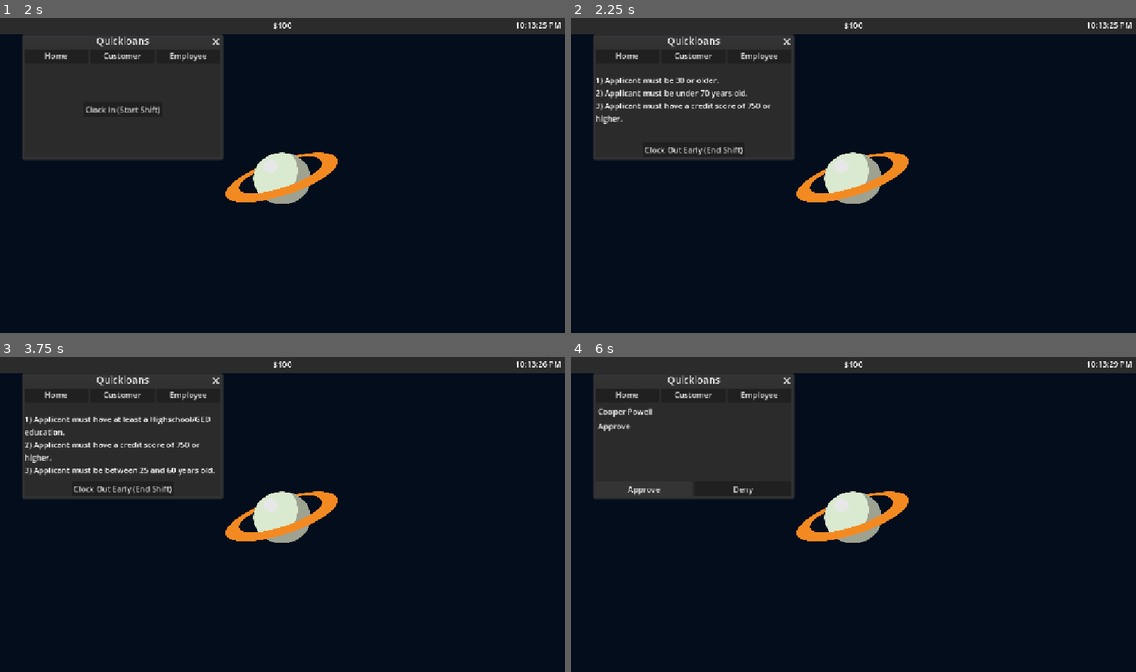
Above: before the commit, frames 1-4 (two rows, left to right).
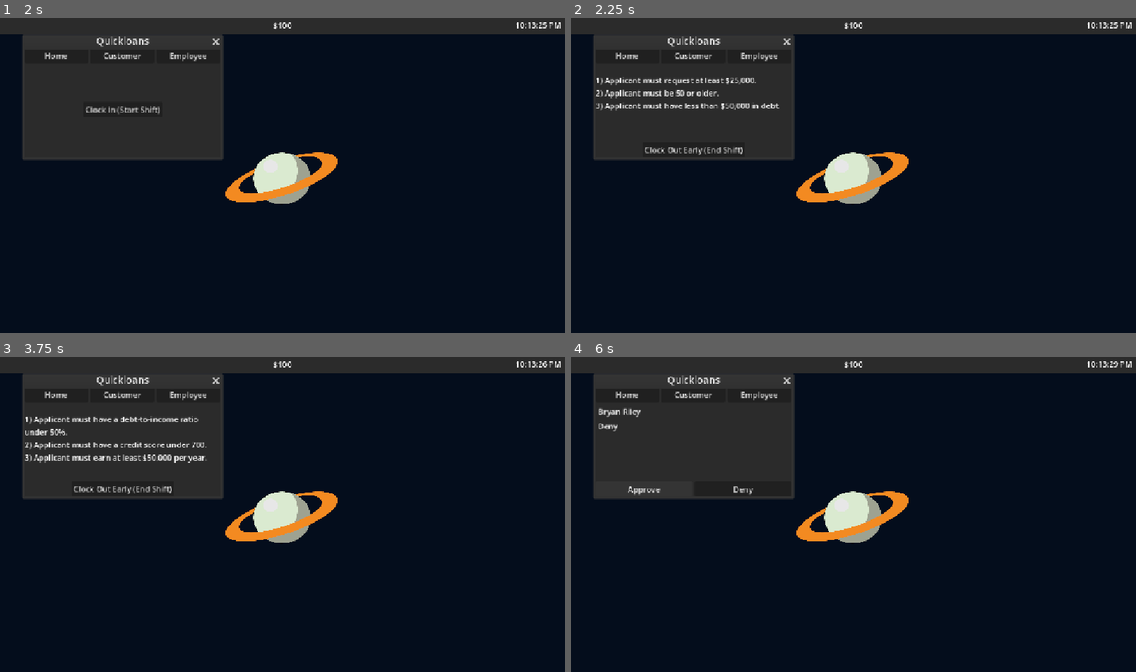
Above: after the commit, the same moments.

Repository: TotsllyRandom/employ-os
Game: Godot game, scene res://scenes/desktop.tscn
Same seed, same stepped clock (60 frames per second), same inputs: the game is played once before the commit and once after it.
Inputs (mouse positions are in pixels of both pictures, inside the frame that each line leads up to):
- Up to frame 1 (2 s): tap Enter at 0.5 s; move the mouse to (406, 159) at 0.52 s; hold Right 0.53-1.28 s; tap Alt at 0.6 s; click (406, 159) at 0.67 s; tap Space (Make Window Debug) at 1.25 s; move the mouse to (169, 191) at 1.27 s; hold Down from 1.28 s (still down); tap Shift at 1.35 s
- Up to frame 2 (2.25 s): release Down at 2 s; click "Clock In (Start Shift)" at 2 s
- Up to frame 3 (3.75 s): click "Clock Out Early (End Shift)" at 2.75 s; click "Clock In (Start Shift)" at 3.5 s
- Up to frame 4 (6 s): click "Home" at 4.25 s; click "Customer" at 5 s; click "Approve" at 5.75 s

Frame 1 is identical in both runs. In frame 2, 0.6% of the frame differs, in the area x 4-37%, y 18-34%; in frame 3, 1.1%, in the area x 4-38%, y 18-38%; in frame 4, 0.2%.
Error after the commit: Invalid access to property or key 'required_education' on a base object of type 'Dictionary'. (res://scenes/apps/quickloans.gd:383)

Commit message:
Added better rules checking

Diff:
--- a/scenes/apps/quickloans.gd
+++ b/scenes/apps/quickloans.gd
@@ -5,63 +5,114 @@
 	"max_age": 106,
 	"min_credit_score": 300,
 	"max_credit_score": 850,
-	"required_education": [],
-	"allowed_statuses": [],
+	"min_income": 0,
+	"max_income": 150000,
+	"max_debt": 100000,
+	"min_employment": 0,
+	"max_loan": 100000,
+	"min_loan": 0,
+	"max_dti": 100,
+	"payment_history": [],
 }
 ## All Rules
 const RULES = [
 	{"text" : "Applicant must be 18 or older.", "diff" : 1, "type" : "min_age"},
-	{"text" : "Applicant must under 90 years old.", "diff" : 1, "type" : "min_age"},
 	{"text" : "Applicant must be 21 or older.", "diff" : 1, "type" : "min_age"},
 	{"text" : "Applicant must be 25 or older.", "diff" : 2, "type" : "min_age"},
+	{"text" : "Applicant must be 30 or older.", "diff" : 2, "type" : "min_age"},
+	{"text" : "Applicant must be 40 or older.", "diff" : 2, "type" : "min_age"},
+	{"text" : "Applicant must be 50 or older.", "diff" : 3, "type" : "min_age"},
+
+	{"text" : "Applicant must be under 90 years old.", "diff" : 1, "type" : "max_age"},
 	{"text" : "Applicant must be under 80 years old.", "diff" : 1, "type" : "max_age"},
 	{"text" : "Applicant must be under 70 years old.", "diff" : 2, "type" : "max_age"},
 	{"text" : "Applicant must be under 65 years old.", "diff" : 2, "type" : "max_age"},
+	{"text" : "Applicant must be under 60 years old.", "diff" : 3, "type" : "max_age"},
+	{"text" : "Applicant must be under 50 years old.", "diff" : 3, "type" : "max_age"},
+
 	{"text" : "Applicant must have a credit score of 500 or higher.", "diff" : 1, "type" : "min_credit"},
 	{"text" : "Applicant must have a credit score of 550 or higher.", "diff" : 1, "type" : "min_credit"},
 	{"text" : "Applicant must have a credit score of 600 or higher.", "diff" : 1, "type" : "min_credit"},
+	{"text" : "Applicant must have a credit score of 620 or higher.", "diff" : 1, "type" : "min_credit"},
 	{"text" : "Applicant must have a credit score of 650 or higher.", "diff" : 2, "type" : "min_credit"},
+	{"text" : "Applicant must have a credit score of 680 or higher.", "diff" : 2, "type" : "min_credit"},
 	{"text" : "Applicant must have a credit score of 700 or higher.", "diff" : 2, "type" : "min_credit"},
+	{"text" : "Applicant must have a credit score of 720 or higher.", "diff" : 3, "type" : "min_credit"},
 	{"text" : "Applicant must have a credit score of 750 or higher.", "diff" : 3, "type" : "min_credit"},
+
+	{"text" : "Applicant must have a credit score under 850.", "diff" : 1, "type" : "max_credit"},
 	{"text" : "Applicant must have a credit score under 800.", "diff" : 2, "type" : "max_credit"},
 	{"text" : "Applicant must have a credit score under 750.", "diff" : 2, "type" : "max_credit"},
 	{"text" : "Applicant must have a credit score under 700.", "diff" : 3, "type" : "max_credit"},
-	{"text" : "Applicant must have no education.", "diff" : 1, "type" : "education"},
-	{"text" : "Applicant must have at least a Highschool/GED education.", "diff" : 1, "type" : "education"},
-	{"text" : "Applicant must have some college education.", "diff" : 2, "type" : "education"},
-	{"text" : "Applicant must have a Doctorate.", "diff" : 3, "type" : "education"},
-	{"text" : "Applicant must be Low Class.", "diff" : 1, "type" : "class"},
-	{"text" : "Applicant must be Middle Class or Upper Class.", "diff" : 1, "type" : "class"},
-	{"text" : "Applicant must be Upper Class.", "diff" : 2, "type" : "class"},
-	{"text" : "Applicant must not be Low Class.", "diff" : 1, "type" : "class"},
-	{"text" : "Applicant must be Middle Class.", "diff" : 2, "type" : "class"},
-	{"text" : "Applicant must be between 18 and 65 years old.", "diff" : 2, "type" : "age"},
-	{"text" : "Applicant must be between 21 and 70 years old.", "diff" : 2, "type" : "age"},
-	{"text" : "Applicant must be between 25 and 60 years old.", "diff" : 3, "type" : "age"},
-	{"text" : "Applicant must be 30 or older.", "diff" : 2, "type" : "min_age"},
-	{"text" : "Applicant must be 40 or older.", "diff" : 2, "type" : "min_age"},
-	{"text" : "Applicant must be under 60 years old.", "diff" : 3, "type" : "max_age"},
-	{"text" : "Applicant must be under 50 years old.", "diff" : 3, "type" : "max_age"},
-	{"text" : "Applicant must have a credit score of 620 or higher.", "diff" : 1, "type" : "min_credit"},
-	{"text" : "Applicant must have a credit score of 680 or higher.", "diff" : 2, "type" : "min_credit"},
-	{"text" : "Applicant must have a credit score of 720 or higher.", "diff" : 3, "type" : "min_credit"},
-	{"text" : "Applicant must have a credit score under 850.", "diff" : 1, "type" : "max_credit"},
+
+	{"text" : "Applicant must earn at least $25,000 per year.", "diff" : 1, "type" : "min_income"},
+	{"text" : "Applicant must earn at least $35,000 per year.", "diff" : 1, "type" : "min_income"},
+	{"text" : "Applicant must earn at least $50,000 per year.", "diff" : 2, "type" : "min_income"},
+	{"text" : "Applicant must earn at least $65,000 per year.", "diff" : 2, "type" : "min_income"},
+	{"text" : "Applicant must earn at least $80,000 per year.", "diff" : 3, "type" : "min_income"},
+	{"text" : "Applicant must earn at least $100,000 per year.", "diff" : 3, "type" : "min_income"},
+
+	{"text" : "Applicant must earn less than $150,000 per year.", "diff" : 1, "type" : "max_income"},
+	{"text" : "Applicant must earn less than $100,000 per year.", "diff" : 2, "type" : "max_income"},
+	{"text" : "Applicant must earn less than $75,000 per year.", "diff" : 3, "type" : "max_income"},
+
+	{"text" : "Applicant must have less than $100,000 in debt.", "diff" : 1, "type" : "max_debt"},
+	{"text" : "Applicant must have less than $75,000 in debt.", "diff" : 1, "type" : "max_debt"},
+	{"text" : "Applicant must have less than $50,000 in debt.", "diff" : 2, "type" : "max_debt"},
+	{"text" : "Applicant must have less than $25,000 in debt.", "diff" : 3, "type" : "max_debt"},
+	{"text" : "Applicant must have less than $10,000 in debt.", "diff" : 3, "type" : "max_debt"},
+
+	{"text" : "Applicant must have been employed for at least 1 year.", "diff" : 1, "type" : "min_employment"},
+	{"text" : "Applicant must have been employed for at least 2 years.", "diff" : 1, "type" : "min_employment"},
+	{"text" : "Applicant must have been employed for at least 3 years.", "diff" : 2, "type" : "min_employment"},
+	{"text" : "Applicant must have been employed for at least 5 years.", "diff" : 2, "type" : "min_employment"},
+	{"text" : "Applicant must have been employed for at least 10 years.", "diff" : 3, "type" : "min_employment"},
+
+	{"text" : "Applicant must not request more than $100,000.", "diff" : 1, "type" : "max_loan"},
+	{"text" : "Applicant must not request more than $75,000.", "diff" : 1, "type" : "max_loan"},
+	{"text" : "Applicant must not request more than $50,000.", "diff" : 2, "type" : "max_loan"},
+	{"text" : "Applicant must not request more than $25,000.", "diff" : 2, "type" : "max_loan"},
+	{"text" : "Applicant must not request more than $10,000.", "diff" : 3, "type" : "max_loan"},
+
+	{"text" : "Applicant must request at least $1,000.", "diff" : 1, "type" : "min_loan"},
+	{"text" : "Applicant must request at least $5,000.", "diff" : 1, "type" : "min_loan"},
+	{"text" : "Applicant must request at least $10,000.", "diff" : 2, "type" : "min_loan"},
+	{"text" : "Applicant must request at least $25,000.", "diff" : 3, "type" : "min_loan"},
+
+	{"text" : "Applicant must have a debt-to-income ratio under 50%.", "diff" : 1, "type" : "max_dti"},
+	{"text" : "Applicant must have a debt-to-income ratio under 40%.", "diff" : 2, "type" : "max_dti"},
+	{"text" : "Applicant must have a debt-to-income ratio under 35%.", "diff" : 2, "type" : "max_dti"},
+	{"text" : "Applicant must have a debt-to-income ratio under 30%.", "diff" : 3, "type" : "max_dti"},
+
+	{"text" : "Applicant must have Excellent payment history.", "diff" : 3, "type" : "payment_history"},
+	{"text" : "Applicant must have Good or Excellent payment history.", "diff" : 1, "type" : "payment_history"},
+	{"text" : "Applicant must have Fair or better payment history.", "diff" : 2, "type" : "payment_history"},
 ]
 
-func interpret_rules(text: String):
-	match text:
+func interpret_rules(rule):
+	match RULES[rule]["text"]:
 		"Applicant must be 18 or older.":
 			guide["min_age"] = max(guide["min_age"], 18)
 			return
-		"Applicant must under 90 years old.":
-			guide["max_age"] = min(guide["max_age"], 90)
-			return
 		"Applicant must be 21 or older.":
 			guide["min_age"] = max(guide["min_age"], 21)
 			return
 		"Applicant must be 25 or older.":
 			guide["min_age"] = max(guide["min_age"], 25)
 			return
+		"Applicant must be 30 or older.":
+			guide["min_age"] = max(guide["min_age"], 30)
+			return
+		"Applicant must be 40 or older.":
+			guide["min_age"] = max(guide["min_age"], 40)
+			return
+		"Applicant must be 50 or older.":
+			guide["min_age"] = max(guide["min_age"], 50)
+			return
+
+		"Applicant must be under 90 years old.":
+			guide["max_age"] = min(guide["max_age"], 90)
+			return
 		"Applicant must be under 80 years old.":
 			guide["max_age"] = min(guide["max_age"], 80)
 			return
@@ -71,6 +122,13 @@
 		"Applicant must be under 65 years old.":
 			guide["max_age"] = min(guide["max_age"], 65)
 			return
+		"Applicant must be under 60 years old.":
+			guide["max_age"] = min(guide["max_age"], 60)
+			return
+		"Applicant must be under 50 years old.":
+			guide["max_age"] = min(guide["max_age"], 50)
+			return
+
 		"Applicant must have a credit score of 500 or higher.":
 			guide["min_credit_score"] = max(guide["min_credit_score"], 500)
 			return
@@ -80,15 +138,28 @@
 		"Applicant must have a credit score of 600 or higher.":
 			guide["min_credit_score"] = max(guide["min_credit_score"], 600)
 			return
+		"Applicant must have a credit score of 620 or higher.":
+			guide["min_credit_score"] = max(guide["min_credit_score"], 620)
+			return
 		"Applicant must have a credit score of 650 or higher.":
 			guide["min_credit_score"] = max(guide["min_credit_score"], 650)
 			return
+		"Applicant must have a credit score of 680 or higher.":
+			guide["min_credit_score"] = max(guide["min_credit_score"], 680)
+			return
 		"Applicant must have a credit score of 700 or higher.":
 			guide["min_credit_score"] = max(guide["min_credit_score"], 700)
 			return
+		"Applicant must have a credit score of 720 or higher.":
+			guide["min_credit_score"] = max(guide["min_credit_score"], 720)
+			return
 		"Applicant must have a credit score of 750 or higher.":
 			guide["min_credit_score"] = max(guide["min_credit_score"], 750)
 			return
+
+		"Applicant must have a credit score under 850.":
+			guide["max_credit_score"] = min(guide["max_credit_score"], 850)
+			return
 		"Applicant must have a credit score under 800.":
 			guide["max_credit_score"] = min(guide["max_credit_score"], 800)
 			return
@@ -98,70 +169,119 @@
 		"Applicant must have a credit score under 700.":
 			guide["max_credit_score"] = min(guide["max_credit_score"], 700)
 			return
-		"Applicant must have no education.":
-			guide["required_education"] = ["No Education"]
-			return
-		"Applicant must have at least a Highschool/GED education.":
-			guide["required_education"] = ["Highschool/GED", "Some College", "Doctorate"]
-			return
-		"Applicant must have some college education.":
-			guide["required_education"] = ["Some College", "Doctorate"]
-			return
-		"Applicant must have a Doctorate.":
-			guide["required_education"] = ["Doctorate"]
-			return
-		"Applicant must be Low Class.":
-			guide["allowed_statuses"] = ["Low Class"]
-			return
-		"Applicant must be Middle Class or Upper Class.":
-			guide["allowed_statuses"] = ["Middle Class", "Upper Class"]
-			return
-		"Applicant must be Upper Class.":
-			guide["allowed_statuses"] = ["Upper Class"]
-			return
-		"Applicant must not be Low Class.":
-			guide["allowed_statuses"] = ["Middle Class", "Upper Class"]
-			return
-		"Applicant must be Middle Class.":
-			guide["allowed_statuses"] = ["Middle Class"]
-			return
-		"Applicant must be between 18 and 65 years old.":
-			guide["min_age"] = max(guide["min_age"], 18)
-			guide["max_age"] = min(guide["max_age"], 65)
-			return
-		"Applicant must be between 21 and 70 years old.":
-			guide["min_age"] = max(guide["min_age"], 21)
-			guide["max_age"] = min(guide["max_age"], 70)
-			return
-		"Applicant must be between 25 and 60 years old.":
-			guide["min_age"] = max(guide["min_age"], 25)
-			guide["max_age"] = min(guide["max_age"], 60)
-			return
-		"Applicant must be 30 or older.":
-			guide["min_age"] = max(guide["min_age"], 30)
-			return
-		"Applicant must be 40 or older.":
-			guide["min_age"] = max(guide["min_age"], 40)
-			return
-		"Applicant must be under 60 years old.":
-			guide["max_age"] = min(guide["max_age"], 60)
-			return
-		"Applicant must be under 50 years old.":
-			guide["max_age"] = min(guide["max_age"], 50)
-			return
-		"Applicant must have a credit score of 620 or higher.":
-			guide["min_credit_score"] = max(guide["min_credit_score"], 620)
-			return
-		"Applicant must have a credit score of 680 or higher.":
-			guide["min_credit_score"] = max(guide["min_credit_score"], 680)
-			return
-		"Applicant must have a credit score of 720 or higher.":
-			guide["min_credit_score"] = max(guide["min_credit_score"], 720)
-			return
-		"Applicant must have a credit score under 850.":
-			guide["max_credit_score"] = min(guide["max_credit_score"], 850)
-			return
-
+
+		"Applicant must earn at least $25,000 per year.":
+			guide["min_income"] = max(guide["min_income"], 25000)
+			return
+		"Applicant must earn at least $35,000 per year.":
+			guide["min_income"] = max(guide["min_income"], 35000)
+			return
+		"Applicant must earn at least $50,000 per year.":
+			guide["min_income"] = max(guide["min_income"], 50000)
+			return
+		"Applicant must earn at least $65,000 per year.":
+			guide["min_income"] = max(guide["min_income"], 65000)
+			return
+		"Applicant must earn at least $80,000 per year.":
+			guide["min_income"] = max(guide["min_income"], 80000)
+			return
+		"Applicant must earn at least $100,000 per year.":
+			guide["min_income"] = max(guide["min_income"], 100000)
+			return
+
+		"Applicant must earn less than $150,000 per year.":
+			guide["max_income"] = min(guide["max_income"], 150000)
+			return
+		"Applicant must earn less than $100,000 per year.":
+			guide["max_income"] = min(guide["max_income"], 100000)
+			return
+		"Applicant must earn less than $75,000 per year.":
+			guide["max_income"] = min(guide["max_income"], 75000)
+			return
+
+		"Applicant must have less than $100,000 in debt.":
+			guide["max_debt"] = min(guide["max_debt"], 100000)
+			return
+		"Applicant must have less than $75,000 in debt.":
+			guide["max_debt"] = min(guide["max_debt"], 75000)
+			return
+		"Applicant must have less than $50,000 in debt.":
+			guide["max_debt"] = min(guide["max_debt"], 50000)
+			return
+		"Applicant must have less than $25,000 in debt.":
+			guide["max_debt"] = min(guide["max_debt"], 25000)
+			return
+		"Applicant must have less than $10,000 in debt.":
+			guide["max_debt"] = min(guide["max_debt"], 10000)
+			return
+
+		"Applicant must have been employed for at least 1 year.":
+			guide["min_employment"] = max(guide["min_employment"], 1)
+			return
+		"Applicant must have been employed for at least 2 years.":
+			guide["min_employment"] = max(guide["min_employment"], 2)
+			return
+		"Applicant must have been employed for at least 3 years.":
+			guide["min_employment"] = max(guide["min_employment"], 3)
+			return
+		"Applicant must have been employed for at least 5 years.":
+			guide["min_employment"] = max(guide["min_employment"], 5)
+			return
+		"Applicant must have been employed for at least 10 years.":
+			guide["min_employment"] = max(guide["min_employment"], 10)
+			return
+
+		"Applicant must not request more than $100,000.":
+			guide["max_loan"] = min(guide["max_loan"], 100000)
+			return
+		"Applicant must not request more than $75,000.":
+			guide["max_loan"] = min(guide["max_loan"], 75000)
+			return
+		"Applicant must not request more than $50,000.":
+			guide["max_loan"] = min(guide["max_loan"], 50000)
+			return
+		"Applicant must not request more than $25,000.":
+			guide["max_loan"] = min(guide["max_loan"], 25000)
+			return
+		"Applicant must not request more than $10,000.":
+			guide["max_loan"] = min(guide["max_loan"], 10000)
+			return
+
+		"Applicant must request at least $1,000.":
+			guide["min_loan"] = max(guide["min_loan"], 1000)
+			return
+		"Applicant must request at least $5,000.":
+			guide["min_loan"] = max(guide["min_loan"], 5000)
+			return
+		"Applicant must request at least $10,000.":
+			guide["min_loan"] = max(guide["min_loan"], 10000)
+			return
+		"Applicant must request at least $25,000.":
+			guide["min_loan"] = max(guide["min_loan"], 25000)
+			return
+
+		"Applicant must have a debt-to-income ratio under 50%.":
+			guide["max_dti"] = min(guide["max_dti"], 50)
+			return
+		"Applicant must have a debt-to-income ratio under 40%.":
+			guide["max_dti"] = min(guide["max_dti"], 40)
+			return
+		"Applicant must have a debt-to-income ratio under 35%.":
+			guide["max_dti"] = min(guide["max_dti"], 35)
+			return
+		"Applicant must have a debt-to-income ratio under 30%.":
+			guide["max_dti"] = min(guide["max_dti"], 30)
+			return
+
+		"Applicant must have Excellent payment history.":
+			guide["payment_history"] = ["Excellent"]
+			return
+		"Applicant must have Good or Excellent payment history.":
+			guide["payment_history"] = ["Good", "Excellent"]
+			return
+		"Applicant must have Fair or better payment history.":
+			guide["payment_history"] = ["Fair", "Good", "Excellent"]
+			return
 
 ## ruleset made when player starts shift
 var rules = []
@@ -316,9 +436,14 @@
 	guide["max_age"] = 106
 	guide["min_credit_score"] = 300
 	guide["max_credit_score"] = 850
-	guide["required_education"] = []
-	guide["allowed_statuses"] = []
-
+	guide["min_income"] = 0
+	guide["max_income"] = 150000
+	guide["max_debt"] = 100000
+	guide["min_employment"] = 0
+	guide["max_loan"] = 100000
+	guide["min_loan"] = 0
+	guide["max_dti"] = 100
+	guide["payment_history"] = []
 
 	for i in range(diff):
 		var new_rule = -1
@@ -327,7 +452,8 @@
 		if new_rule >= 0:
 			rules.append(new_rule)
 	for rule in rules:
-		interpret_rules(RULES[rule]["text"])
+		interpret_rules(rule)
+
 	double_check_rules(diff)
 
 func get_rule_text():
--- a/scripts/Globals/customers.gd
+++ b/scripts/Globals/customers.gd
@@ -153,22 +153,29 @@
 func make_customer(_job:String):
 	##job will determine which job the customer is for.
 	customer = {
-	"name" = "",
-	"age" = 0,
-	"job" = "",
-	"education" = "",
-	"credit score" = "",
-	"status" = "",
+	"name" : "",
+	"age" : 0,
+	"job" : "",
+	"credit score" : 0,
+	"income" : 0,
+	"debt" : 0,
+	"employment years" : 0,
+	"loan amount" : 0,
+	"dti" : 0,
+	"payment history" : "",
 	}
 	customer["name"] = make_name()
-	customer["age"] = randi_range(1,105)
-	var jobs = ["loan Officer"]
+	customer["age"] = randi_range(18,105)
+	var jobs = ["Loan Officer"]
 	customer["job"] = jobs[randi_range(0, len(jobs)-1)]
-	var educations = ["No Education", "Highschool/GED", "Some College", "Doctorate"]
-	customer["education"] = educations[randi_range(0, len(educations)-1)]
 	customer["credit score"] = randi_range(300,850)
-	var statuses = ["Low Class", "Middle Class", "Upper Class"]
-	customer["status"] = statuses[randi_range(0, len(statuses)-1)]
+	customer["income"] = randi_range(20000,150000)
+	customer["debt"] = randi_range(0,100000)
+	customer["employment years"] = randi_range(0,20)
+	customer["loan amount"] = randi_range(1000,100000)
+	customer["dti"] = randi_range(5,70)
+	var payment_histories = ["Excellent", "Good", "Fair", "Poor"]
+	customer["payment history"] = payment_histories[randi_range(0, len(payment_histories)-1)]
 
 func delete_customer():
 	customer = {}
